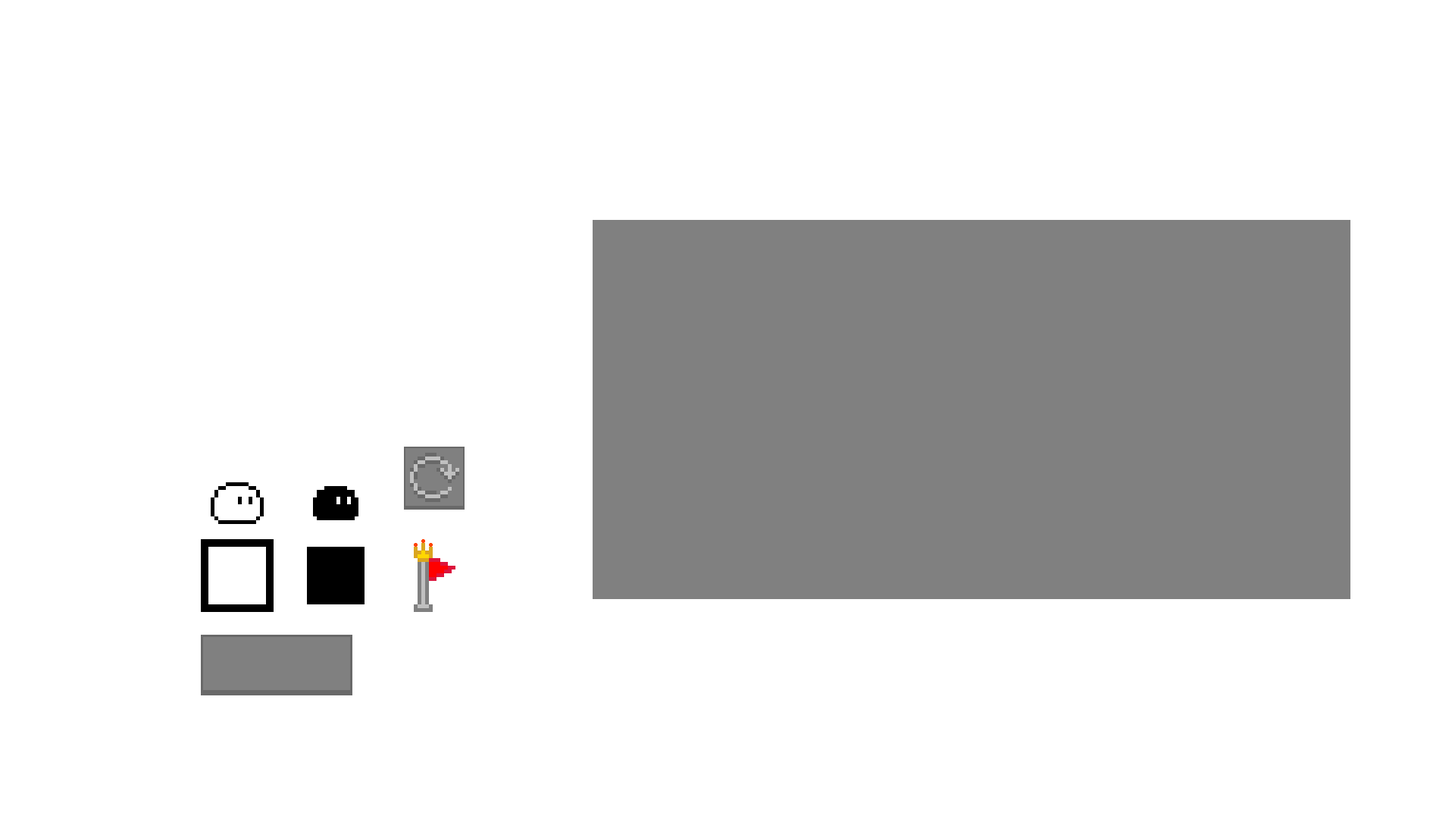
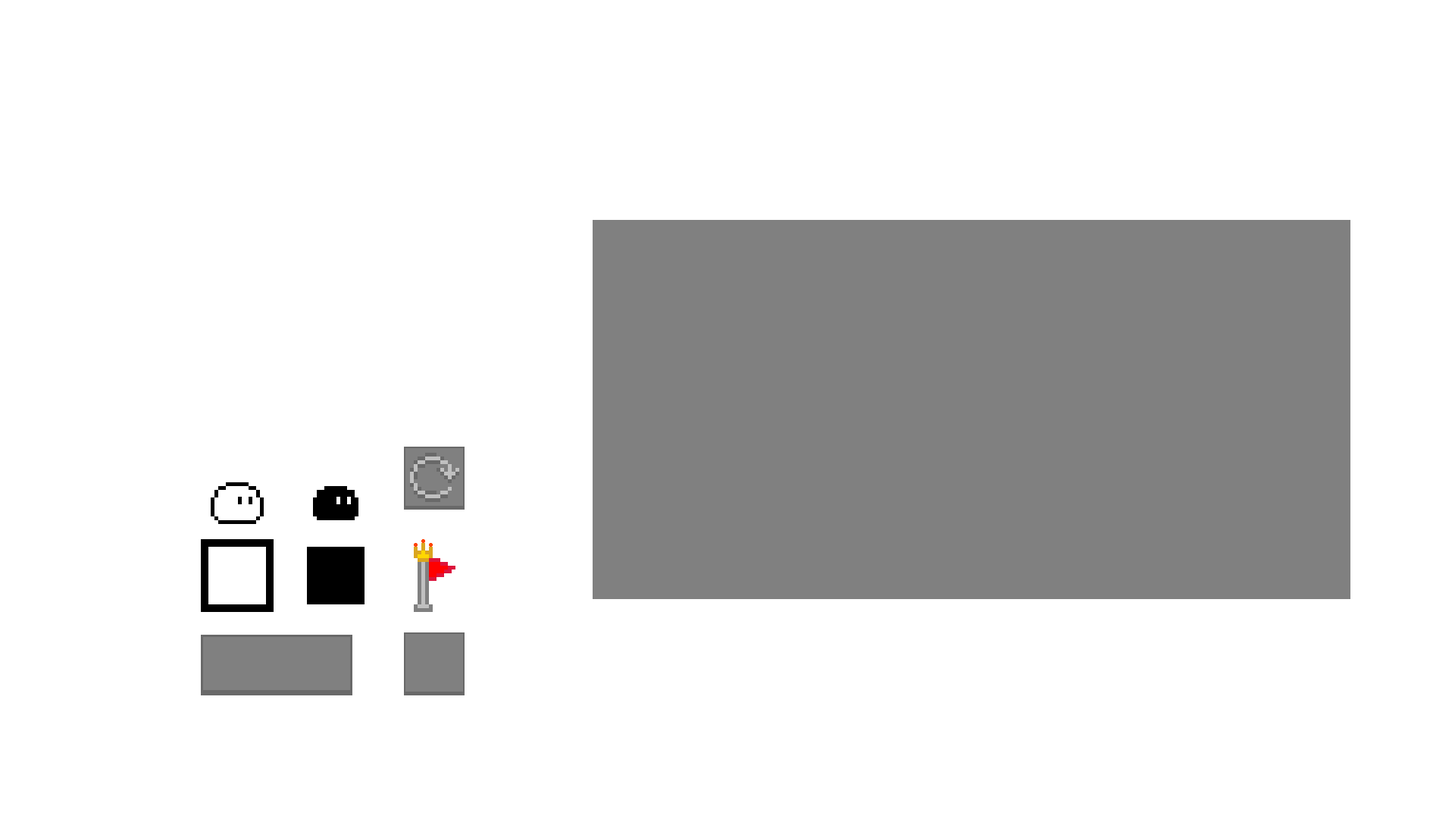
Before/after of a w=1455, h=819 layered artwork. What changed in the layer stack:
added layer "图层 10" above "图层 9" over 404, 632, 465, 696
